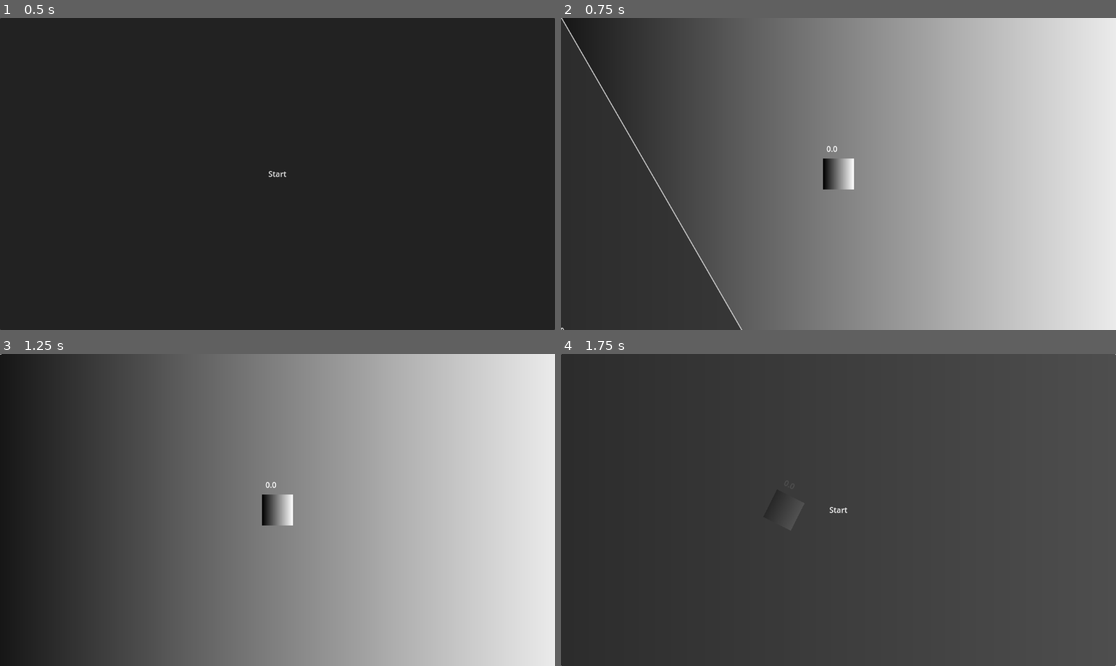
Above: before the commit, frames 1-4 (two rows, left to right).
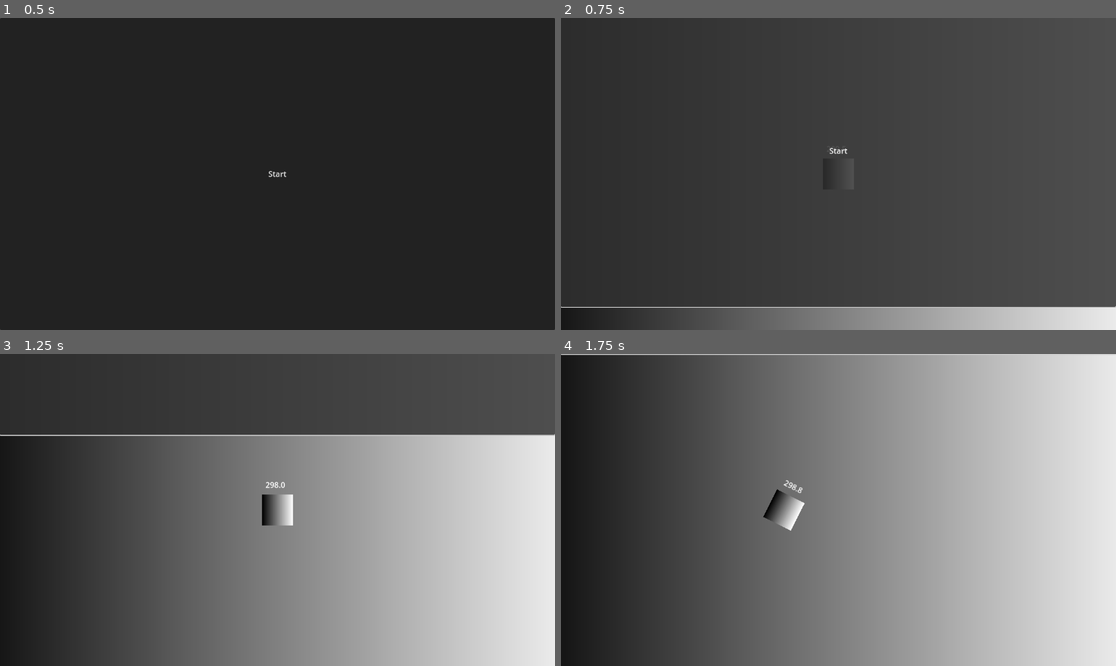
Above: after the commit, the same moments.

Repository: appellatebaton0/milkyway-1
Game: Godot game, scene res://scenes/main.tscn
Same seed, same stepped clock (60 frames per second), same inputs: the game is played once before the commit and once after it. The engine's default icon, where the game draws it, is replaced by a stand-in: a white triangle on a blue panel in a dark square.
Inputs:
- Up to frame 1 (0.5 s): no input
- Up to frame 2 (0.75 s): click "Start" at 0.5 s
- Up to frame 3 (1.25 s): no input
- Up to frame 4 (1.75 s): tap Enter at 1.25 s; hold D (right) from 1.28 s (still down)

Frame 1 is identical in both runs. In frame 2, 69% of the frame differs, in the area x 0-100%, y 0-100%; in frame 3, 19%; in frame 4, 73%.

Commit message:
H10.2 - UI Prep
- Working on setting up all the values and bits I need to get the UI fully working; I'll hopefully have the MVP in the next hour or so.
- Made a Value to do inequalities, for a "If value hit zero, ya died :("
- Made a Value to constrain another to a min and max, so I can make the Stamina limit to 0 and whatever the max stamina will be,

Diff:
--- a/project.godot
+++ b/project.godot
@@ -25,6 +25,7 @@
 Camera=""
 Main=""
 Level=""
+Animator=""
 
 [input]
 
--- a/scenes/level.tscn
+++ b/scenes/level.tscn
@@ -9,10 +9,14 @@
 [ext_resource type="Script" uid="uid://bxl20cm7r57lo" path="res://scripts/values/string/concat_string.gd" id="7_cmcjb"]
 [ext_resource type="Script" uid="uid://64djo1ycff7k" path="res://scripts/values/bit.gd" id="8_556r4"]
 [ext_resource type="Script" uid="uid://dh7uyas6k0ivv" path="res://scripts/bits/movebits/position2d.gd" id="9_7agi7"]
+[ext_resource type="Script" uid="uid://hg8o6oww1p4g" path="res://scripts/bits/value_modifier.gd" id="9_wu01b"]
+[ext_resource type="Script" uid="uid://cae7ohv2js782" path="res://scripts/values/float/modified_float.gd" id="10_3ies3"]
 [ext_resource type="Script" uid="uid://cf8yvwn7y5dxj" path="res://scripts/values/vector2/operation_vec2.gd" id="10_kih21"]
 [ext_resource type="Script" uid="uid://dpdrlpfc562ev" path="res://scripts/values/vector2/cast_vec2.gd" id="11_w3o6u"]
-[ext_resource type="Script" path="res://scripts/values/property.gd" id="12_2e2fo"]
+[ext_resource type="Script" uid="uid://bdjqjjp8vifaj" path="res://scripts/values/float/cast_float.gd" id="11_xy2fk"]
+[ext_resource type="Script" uid="uid://d7n7ctdl2nsg" path="res://scripts/values/property.gd" id="12_2e2fo"]
 [ext_resource type="Script" uid="uid://4ivi36601ppp" path="res://scripts/values/node/bit_node.gd" id="13_gur6y"]
+[ext_resource type="Script" uid="uid://b3pqxy3hkl2fo" path="res://scripts/values/float/constrained_float.gd" id="14_3ies3"]
 [ext_resource type="Script" uid="uid://bslmamakq2ao5" path="res://scripts/values/node/group_node.gd" id="14_v3why"]
 [ext_resource type="Script" uid="uid://cv1nebo3jeb7b" path="res://scripts/values/vector2/manual_vec2.gd" id="15_asl66"]
 [ext_resource type="Script" uid="uid://dhiqy1na7pbxt" path="res://scripts/values/vector2/lerp_vec2.gd" id="16_2jdvr"]
@@ -60,7 +64,7 @@
 [node name="Stamina" type="Node" parent="Player"]
 script = ExtResource("4_wu01b")
 id = "Stamina"
-value = 0.0
+value = 300.0
 
 [node name="Label" type="Label" parent="Player"]
 offset_left = -25.0
@@ -92,6 +96,47 @@
 response = NodePath("../../../../..")
 metadata/_custom_type_script = "uid://b1o48vkwquyxs"
 
+[node name="ValueModifierBit" type="Node" parent="Player" node_paths=PackedStringArray("target", "new_value")]
+script = ExtResource("9_wu01b")
+target = NodePath("LockFloat/StaminaMinused/StaminaValue/Value/Stamina")
+value_id = "Stamina"
+new_value = NodePath("LockFloat")
+constant = true
+metadata/_custom_type_script = "uid://hg8o6oww1p4g"
+
+[node name="LockFloat" type="Node" parent="Player/ValueModifierBit" node_paths=PackedStringArray("input", "minimum")]
+script = ExtResource("14_3ies3")
+input = NodePath("StaminaMinused")
+minimum = NodePath("0")
+
+[node name="StaminaMinused" type="Node" parent="Player/ValueModifierBit/LockFloat"]
+script = ExtResource("10_3ies3")
+operation = 1
+metadata/_custom_type_script = "uid://cae7ohv2js782"
+
+[node name="StaminaValue" type="Node" parent="Player/ValueModifierBit/LockFloat/StaminaMinused"]
+script = ExtResource("11_xy2fk")
+metadata/_custom_type_script = "uid://bdjqjjp8vifaj"
+
+[node name="Value" type="Node" parent="Player/ValueModifierBit/LockFloat/StaminaMinused/StaminaValue"]
+script = ExtResource("12_2e2fo")
+property = "value"
+metadata/_custom_type_script = "uid://d7n7ctdl2nsg"
+
+[node name="Stamina" type="Node" parent="Player/ValueModifierBit/LockFloat/StaminaMinused/StaminaValue/Value" node_paths=PackedStringArray("response")]
+script = ExtResource("6_xy2fk")
+response = NodePath("../../../../../../Stamina")
+metadata/_custom_type_script = "uid://b1o48vkwquyxs"
+
+[node name="1" type="Node" parent="Player/ValueModifierBit/LockFloat/StaminaMinused"]
+script = ExtResource("21_50fbu")
+response = 0.05
+metadata/_custom_type_script = "uid://dc8sod06feafh"
+
+[node name="0" type="Node" parent="Player/ValueModifierBit/LockFloat"]
+script = ExtResource("21_50fbu")
+metadata/_custom_type_script = "uid://dc8sod06feafh"
+
 [node name="Camera" type="Node2D" parent="." groups=["Camera"]]
 script = ExtResource("1_h6wmr")
 
@@ -178,7 +223,6 @@
 response = 5.0
 metadata/_custom_type_script = "uid://dc8sod06feafh"
 
-[node name="ManualNode" type="Node" parent="Spawner/Spawner" node_paths=PackedStringArray("response")]
-script = ExtResource("6_xy2fk")
-response = NodePath("")
-metadata/_custom_type_script = "uid://b1o48vkwquyxs"
+[node name="ManualNode" type="Node" parent="Spawner/Spawner"]
+script = ExtResource("6_xy2fk")
+metadata/_custom_type_script = "uid://b1o48vkwquyxs"
--- a/scenes/main.tscn
+++ b/scenes/main.tscn
@@ -6,27 +6,12 @@
 [ext_resource type="Script" uid="uid://dw7w6pry2g435" path="res://scripts/bits/player_animator.gd" id="22_jscy8"]
 [ext_resource type="Script" uid="uid://chbr2ps15l74p" path="res://scripts/bits/add.gd" id="23_pm3ni"]
 
-[sub_resource type="Animation" id="Animation_jscy8"]
-resource_name = "test"
-tracks/0/type = "value"
-tracks/0/imported = false
-tracks/0/enabled = true
-tracks/0/path = NodePath("Panel:rotation")
-tracks/0/interp = 1
-tracks/0/loop_wrap = true
-tracks/0/keys = {
-"times": PackedFloat32Array(0, 1),
-"transitions": PackedFloat32Array(1, 1),
-"update": 0,
-"values": [0.0, 6.2831855]
-}
-
 [sub_resource type="Animation" id="Animation_pm3ni"]
 length = 0.001
 tracks/0/type = "value"
 tracks/0/imported = false
 tracks/0/enabled = true
-tracks/0/path = NodePath("Panel:rotation")
+tracks/0/path = NodePath("StartScreen:rotation")
 tracks/0/interp = 1
 tracks/0/loop_wrap = true
 tracks/0/keys = {
@@ -35,25 +20,76 @@
 "update": 0,
 "values": [0.0]
 }
+tracks/1/type = "value"
+tracks/1/imported = false
+tracks/1/enabled = true
+tracks/1/path = NodePath("StartScreen:position")
+tracks/1/interp = 1
+tracks/1/loop_wrap = true
+tracks/1/keys = {
+"times": PackedFloat32Array(0),
+"transitions": PackedFloat32Array(1),
+"update": 0,
+"values": [Vector2(0, 0)]
+}
+tracks/2/type = "value"
+tracks/2/imported = false
+tracks/2/enabled = true
+tracks/2/path = NodePath("InputBlocker:visible")
+tracks/2/interp = 1
+tracks/2/loop_wrap = true
+tracks/2/keys = {
+"times": PackedFloat32Array(0),
+"transitions": PackedFloat32Array(1),
+"update": 1,
+"values": [false]
+}
+
+[sub_resource type="Animation" id="Animation_tbgi4"]
+resource_name = "to_game"
+tracks/0/type = "value"
+tracks/0/imported = false
+tracks/0/enabled = true
+tracks/0/path = NodePath("StartScreen:position")
+tracks/0/interp = 2
+tracks/0/loop_wrap = true
+tracks/0/keys = {
+"times": PackedFloat32Array(0, 1),
+"transitions": PackedFloat32Array(1, 1),
+"update": 0,
+"values": [Vector2(0, 0), Vector2(0, -648)]
+}
+tracks/1/type = "value"
+tracks/1/imported = false
+tracks/1/enabled = true
+tracks/1/path = NodePath("InputBlocker:visible")
+tracks/1/interp = 1
+tracks/1/loop_wrap = true
+tracks/1/keys = {
+"times": PackedFloat32Array(0, 1),
+"transitions": PackedFloat32Array(1, 1),
+"update": 1,
+"values": [true, false]
+}
 
 [sub_resource type="AnimationLibrary" id="AnimationLibrary_y6deb"]
 _data = {
 &"RESET": SubResource("Animation_pm3ni"),
-&"test": SubResource("Animation_jscy8")
+&"to_game": SubResource("Animation_tbgi4")
 }
 
 [node name="Main" type="Node" groups=["Main"]]
 
 [node name="CanvasLayer" type="CanvasLayer" parent="."]
 
-[node name="Panel" type="Panel" parent="CanvasLayer"]
+[node name="StartScreen" type="Panel" parent="CanvasLayer"]
 anchors_preset = 15
 anchor_right = 1.0
 anchor_bottom = 1.0
 grow_horizontal = 2
 grow_vertical = 2
 
-[node name="Button" type="Button" parent="CanvasLayer/Panel"]
+[node name="Button" type="Button" parent="CanvasLayer/StartScreen"]
 layout_mode = 1
 anchors_preset = 15
 anchor_right = 1.0
@@ -62,27 +98,36 @@
 grow_vertical = 2
 text = "Start"
 
-[node name="Animater" type="Node" parent="CanvasLayer/Panel/Button"]
+[node name="Animater" type="Node" parent="CanvasLayer/StartScreen/Button"]
 script = ExtResource("22_jscy8")
-animation = "test"
+animation = "to_game"
 
-[node name="AddNode" type="Node" parent="CanvasLayer/Panel/Button"]
+[node name="AddNode" type="Node" parent="CanvasLayer/StartScreen/Button"]
 script = ExtResource("23_pm3ni")
 
-[node name="ManualPackedScene" type="Node" parent="CanvasLayer/Panel/Button/AddNode"]
+[node name="ManualPackedScene" type="Node" parent="CanvasLayer/StartScreen/Button/AddNode"]
 script = ExtResource("15_jkv2x")
 response = ExtResource("4_tbgi4")
 metadata/_custom_type_script = "uid://b55vjdqvt4nkj"
 
-[node name="GroupNode" type="Node" parent="CanvasLayer/Panel/Button/AddNode"]
+[node name="GroupNode" type="Node" parent="CanvasLayer/StartScreen/Button/AddNode"]
 script = ExtResource("12_eb6dy")
 group_name = "Main"
 metadata/_custom_type_script = "uid://bslmamakq2ao5"
 
-[node name="AnimationPlayer" type="AnimationPlayer" parent="CanvasLayer"]
+[node name="InputBlocker" type="Control" parent="CanvasLayer"]
+visible = false
+layout_mode = 3
+anchors_preset = 15
+anchor_right = 1.0
+anchor_bottom = 1.0
+grow_horizontal = 2
+grow_vertical = 2
+
+[node name="AnimationPlayer" type="AnimationPlayer" parent="CanvasLayer" groups=["Animator"]]
 libraries = {
 &"": SubResource("AnimationLibrary_y6deb")
 }
 
-[connection signal="pressed" from="CanvasLayer/Panel/Button" to="CanvasLayer/Panel/Button/Animater" method="animate"]
-[connection signal="pressed" from="CanvasLayer/Panel/Button" to="CanvasLayer/Panel/Button/AddNode" method="add"]
+[connection signal="pressed" from="CanvasLayer/StartScreen/Button" to="CanvasLayer/StartScreen/Button/Animater" method="animate"]
+[connection signal="pressed" from="CanvasLayer/StartScreen/Button" to="CanvasLayer/StartScreen/Button/AddNode" method="add"]
--- a/scripts/bits/value_modifier.gd
+++ b/scripts/bits/value_modifier.gd
@@ -7,10 +7,16 @@
 @export var value_id:String
 ## The value to change it to.
 @export var new_value:Value
+## Whether to constantly modify.
+@export var constant := false
 
 ## For signals that are STUPID.
 func modify_val(_value):
 	modify()
+
+func _process(_delta: float) -> void:
+	if constant:
+		modify()
 
 ## Can be attached to signals >:)
 func modify():
@@ -20,12 +26,12 @@
 
 		if target_node is Bot:
 			if target_node is ValueBit:
-				if target_node.id == value_id:
-					target_node.value = next_value
-					return
+				target_node.value = next_value
+				return 2
 
 			for child in target_node.get_children():
 				if child is ValueBit:
 					if child.id == value_id:
 						child.value = next_value
-						return
+						return 1
+	return -1
--- /dev/null
+++ b/scripts/values/bool/bool.gd
@@ -0,0 +1,4 @@
+@abstract class_name Bool extends Value
+## Returns a boolean.
+
+@abstract func value() -> bool
--- /dev/null
+++ b/scripts/values/bool/inequality.gd
@@ -0,0 +1 @@
+extends Node
--- /dev/null
+++ b/scripts/values/float/constrained_float.gd
@@ -0,0 +1,22 @@
+class_name ConstrainedFloat extends FloatValue
+## Constrains a float to a minimum and maximum.
+
+## The value to constrain.
+@export var input:FloatValue
+## The minimum value to constain to (optional).
+@export var minimum:FloatValue
+## The maximum value to constrain to (optional).
+@export var maximum:FloatValue
+
+func value() -> float:
+	if input != null:
+		var i_value:float = input.value()
+
+		# Apply any existing constraints.
+		if minimum != null:
+			i_value = maxf(float(i_value), float(minimum.value()))
+		if maximum != null:
+			i_value = minf(float(i_value), float(maximum.value()))
+
+		return i_value # Return the final result.
+	return -1.0
Not shown: 1 places in scenes/level.tscn that only renumber resources
Not shown, added: scripts/values/bool/bool.gd.uid
Not shown, added: scripts/values/bool/inequality.gd.uid
Not shown, added: scripts/values/float/constrained_float.gd.uid
